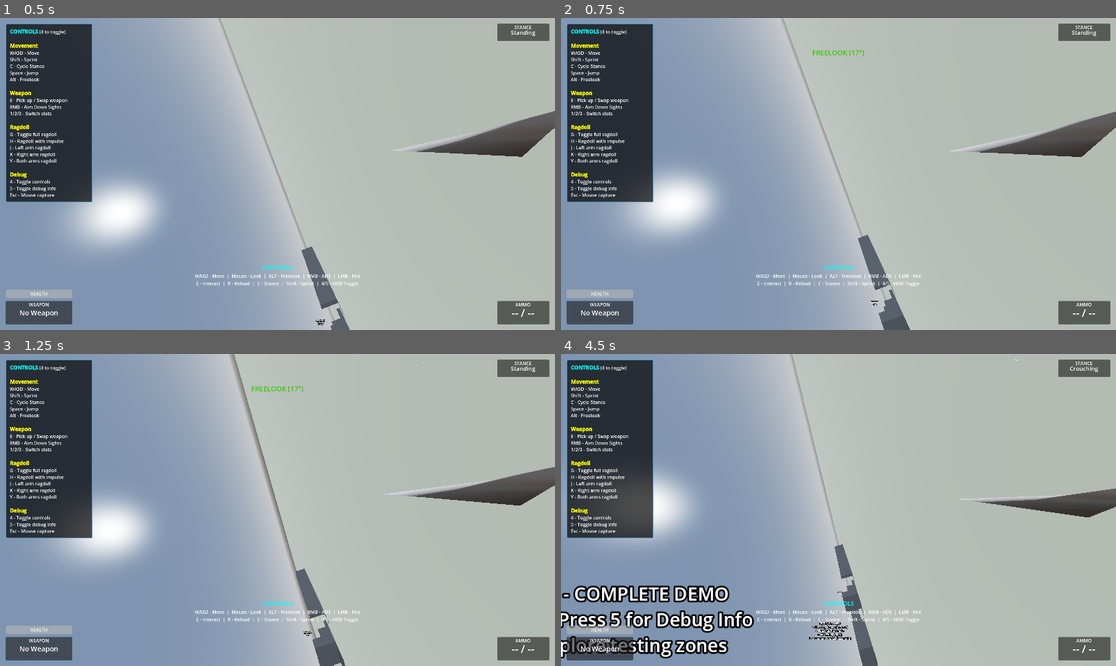
Above: before the commit, frames 1-4 (two rows, left to right).
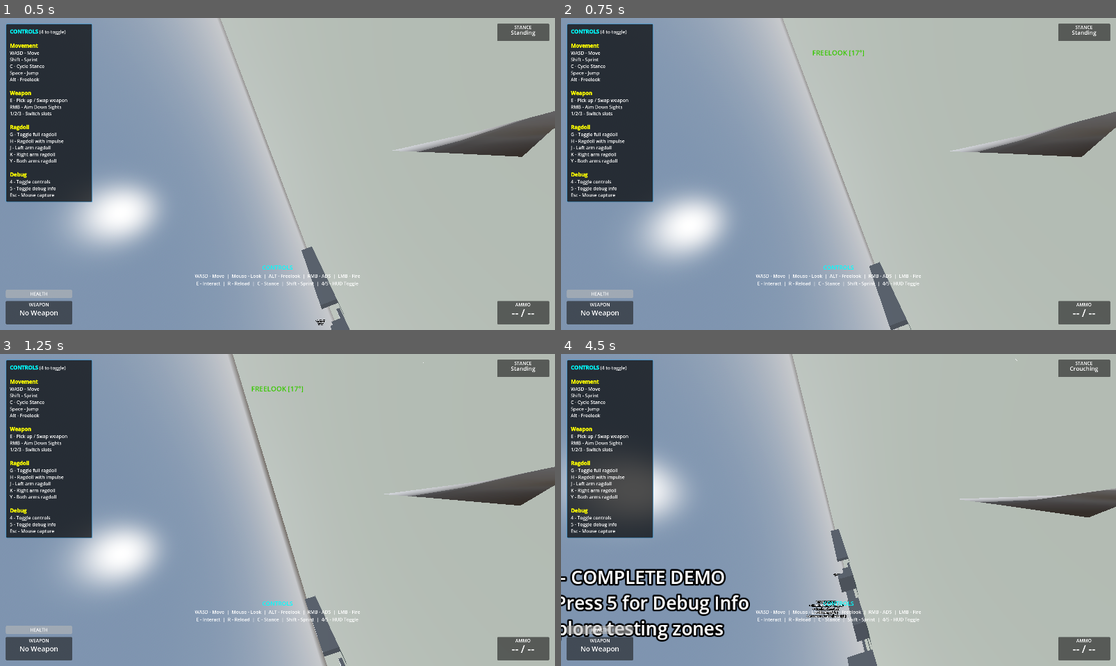
Above: after the commit, the same moments.

Repository: lmf-git/fpp-ik-ads
Game: Godot game, scene res://scenes/enhanced_demo.tscn
The game is run twice, just before and just after one commit, with the same random seed, the same clock (stepped at 60 frames per second) and the same inputs.
Inputs (mouse positions are in pixels of both pictures, inside the frame that each line leads up to):
- Up to frame 1 (0.5 s): no input
- Up to frame 2 (0.75 s): tap Enter at 0.5 s; move the mouse to (866, 174) at 0.52 s; hold W (move_forward) from 0.53 s (still down); hold Alt (freelook) from 0.53 s (still down); click (866, 174) at 0.67 s
- Up to frame 3 (1.25 s): keep holding W (move_forward); keep holding Alt (freelook); tap Space (jump) at 0.77 s
- Up to frame 4 (4.5 s): keep holding W (move_forward); move the mouse to (810, 510) at 1.27 s; release Alt (freelook) at 1.28 s; right-click (810, 510) at 1.35 s; tap Space (jump) at 1.52, 3.02, 3.77 s; tap Alt (freelook) at 1.55, 3.05 s; move the mouse to (849, 503) at 2.02 s; hold Alt (freelook) 2.03-2.78 s; tap C (crouch) at 2.1 s; move the mouse to (832, 516) at 2.77 s; click (832, 516) at 2.85 s; move the mouse to (877, 513) at 3.52 s; hold Alt (freelook) 3.53-4.28 s; move the mouse to (794, 506) at 4.27 s; tap E (interact) at 4.35 s

Frame 1 is identical in both runs. In frame 2, 4.1% of the frame differs, in the area x 10-98%, y 0-100%; in frame 3, 4.2%; in frame 4, 9.0%, in the area x 0-100%, y 0-100%.

Commit message:
Fix head yaw inverted in third person mode
Problem:
- When turning right, head looked LEFT (inverted yaw)
- Character and camera rotated correctly, only head was wrong
- Head yaw was negated when it shouldn't be

Solution:
- Changed head_yaw from -freelook_offset to +freelook_offset
- freelook_offset is already the correct signed value:
  - Positive = camera ahead of body (turning right)
  - Negative = camera behind body (turning left)
- No negation needed

Result:
- Turn right → head looks right ✓
- Turn left → head looks left ✓
- Head now matches camera/body turn direction

Diff:
--- a/scripts/components/camera_controller_component.gd
+++ b/scripts/components/camera_controller_component.gd
@@ -168,9 +168,9 @@
 	# Camera looks along -Z in head local space (after -90° Y rotation)
 	# Head bone points up +Y in skeleton space
 	# Pitch: negate camera_x_rotation for correct up/down direction
-	# Yaw: negate freelook_offset for correct left/right direction
+	# Yaw: use freelook_offset directly (positive = turn right, head turns right)
 	var head_pitch := -camera_x_rotation
-	var head_yaw := -freelook_offset
+	var head_yaw := freelook_offset
 
 	# Apply neck limits
 	head_pitch = clampf(
